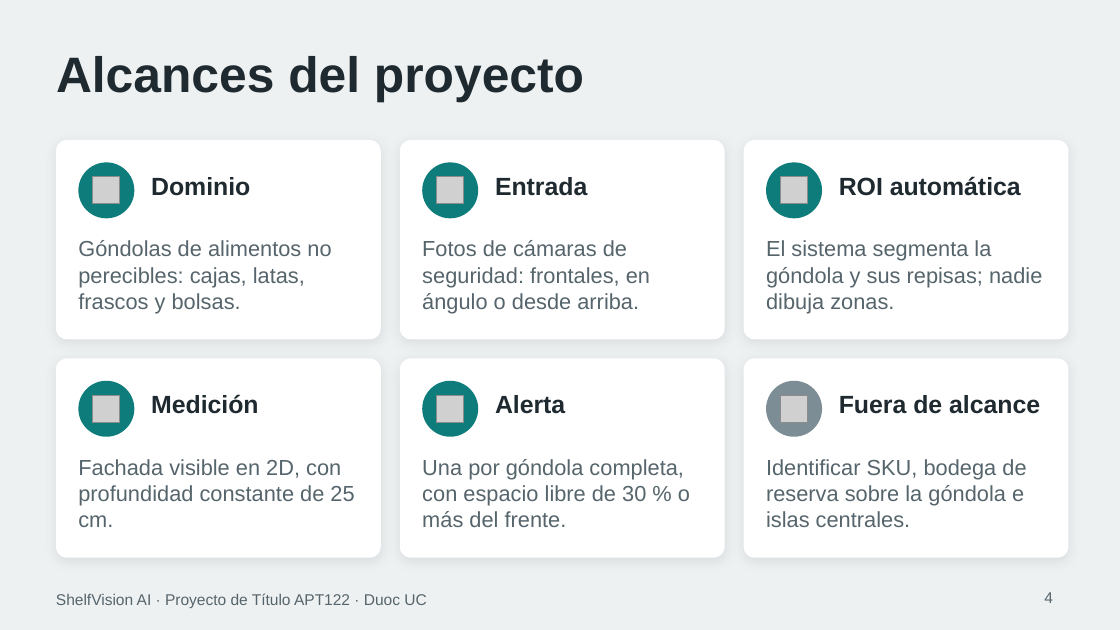
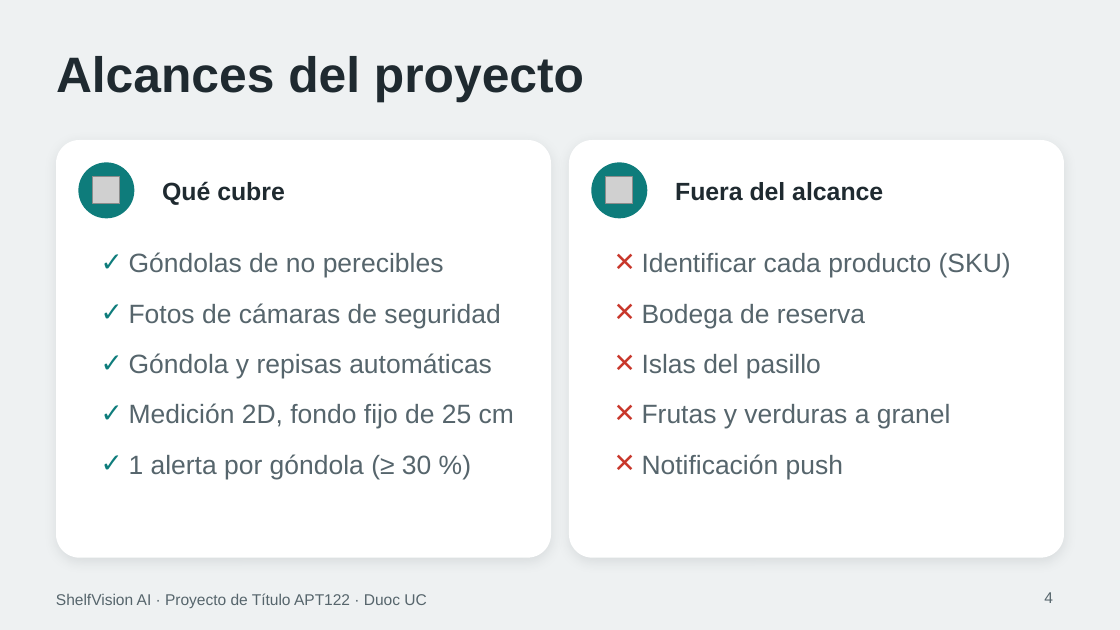
Before and after one commit to marcianabun/capstone, a slide deck: slide 4 of Fase 2/Evidencias Proyecto/Presentación Proyecto.pptx. Drawn at 1120x630 pixels with LibreOffice and Linux fonts; fonts in the diff are those of the drawing; grey boxes stand for pictures. Boxes give left, top, right and bottom in pixels: in the first picture for what was removed or moved away, otherwise in the second. Text is boxed around its words. In the diff, an @@ line names an element or a change of style, - is before the commit and + after.

Commit message:
docs: ajusta la presentación según el ensayo: alcance, datasets, negritas y logos (#107, #109)
Del ensayo del 2026-11-23: la lámina de alcance pasa a dos mitades (qué cubre y qué queda fuera) con frases cortas y el detalle en las notas; una lámina nueva con los 6 datasets y sus 37.887 fotos; negritas en las palabras clave; y logos en la lámina del stack. El diseño, las decisiones, los resultados y la retrospectiva no se cambian. La presentación pasa a 17 láminas. Revisada exportándola a PDF desde PowerPoint.

```diff
--- a/Fase 2/Evidencias Proyecto/Presentación Proyecto.pptx
+++ b/Fase 2/Evidencias Proyecto/Presentación Proyecto.pptx
@@ rounded rectangle: place and size @@
-rounded rectangle at <box>56,140,381,339</box>
+rounded rectangle at <box>56,140,551,558</box>
@@ rounded rectangle removed at <box>400,140,725,339</box> @@
@@ rounded rectangle: place and size @@
-rounded rectangle at <box>744,140,1068,339</box>
+rounded rectangle at <box>569,140,1064,558</box>
@@ picture removed at <box>437,177,464,204</box> @@
@@ text removed at <box>495,177,587,196</box> @@
-Entrada
@@ ellipse: place and size @@
-ellipse at <box>422,162,478,218</box>
+ellipse at <box>591,162,647,218</box>
@@ picture: place and size @@
-picture at <box>781,395,808,422</box>
+picture at <box>606,177,633,204</box>
@@ ellipse removed at <box>766,162,822,218</box> @@
@@ picture removed at <box>781,177,808,204</box> @@
@@ text removed at <box>839,176,1021,196</box> @@
-ROI automática
@@ text at <box>162,181,285,205</box>: text changed @@
-Dominio
+Qué cubre
@@ text at <box>675,182,883,201</box>: text changed @@
-Fuera de alcance
+Fuera del alcance
@@ text at <box>129,252,514,479</box>: text changed; size 14 to 17 pt @@
-Góndolas de alimentos no perecibles: cajas, latas, frascos y bolsas.
+✓ Góndolas de no perecibles
+✓ Fotos de cámaras de seguridad
+✓ Góndola y repisas automáticas
+✓ Medición 2D, fondo fijo de 25 cm
+✓ 1 alerta por góndola (≥ 30 %)
@@ text removed at <box>422,240,650,314</box> @@
-Fotos de cámaras de seguridad: frontales, en ángulo o desde arriba.
@@ text at <box>642,253,1011,479</box>: text changed; size 14 to 17 pt @@
-Identificar SKU, bodega de reserva sobre la góndola e islas centrales.
+✕ Identificar cada producto (SKU)
+✕ Bodega de reserva
+✕ Islas del pasillo
+✕ Frutas y verduras a granel
+✕ Notificación push
@@ text removed at <box>766,240,1042,314</box> @@
-El sistema segmenta la góndola y sus repisas; nadie dibuja zonas.
@@ rounded rectangle removed at <box>56,358,381,558</box> @@
@@ rounded rectangle removed at <box>400,358,725,558</box> @@
@@ rounded rectangle removed at <box>744,358,1068,558</box> @@
@@ ellipse removed at <box>78,381,134,437</box> @@
@@ ellipse removed at <box>422,381,478,437</box> @@
@@ ellipse removed at <box>766,381,822,437</box> @@
@@ picture removed at <box>93,395,120,422</box> @@
@@ text removed at <box>151,394,258,414</box> @@
-Medición
@@ picture removed at <box>437,395,464,422</box> @@
@@ text removed at <box>495,395,565,414</box> @@
-Alerta
@@ text removed at <box>78,459,354,527</box> @@
-Fachada visible en 2D, con profundidad constante de 25 cm.
@@ text removed at <box>422,459,690,527</box> @@
-Una por góndola completa, con espacio libre de 30 % o más del frente.
```
Also in this commit, not shown: 8 other slides changed, 1 slide added, 4 other files.
